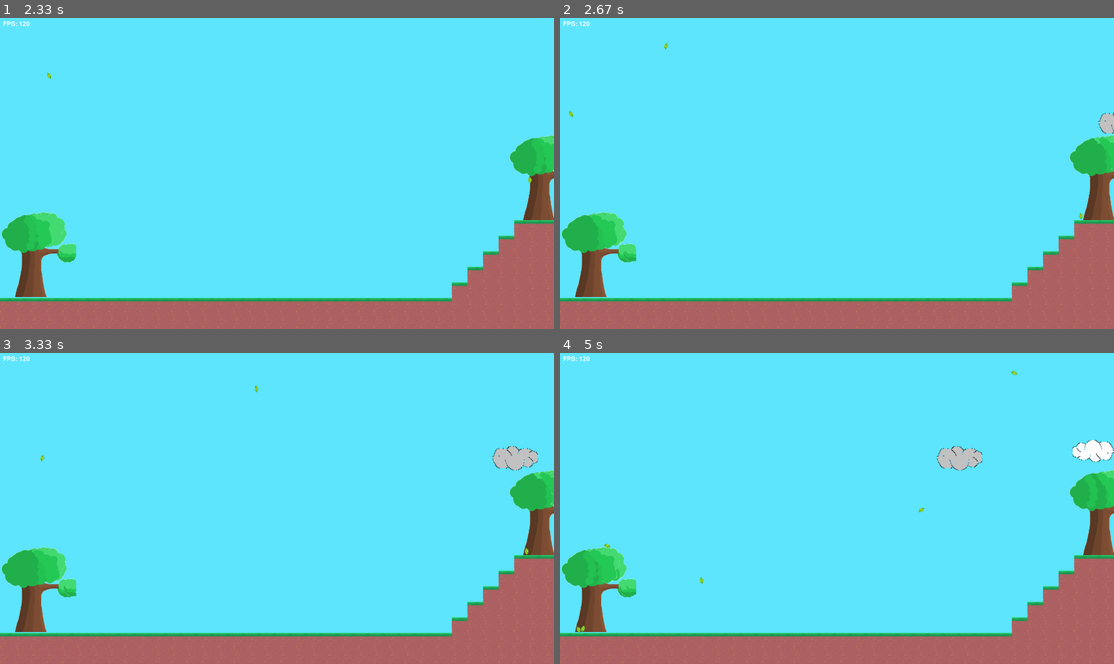
Above: before the commit, frames 1-4 (two rows, left to right).
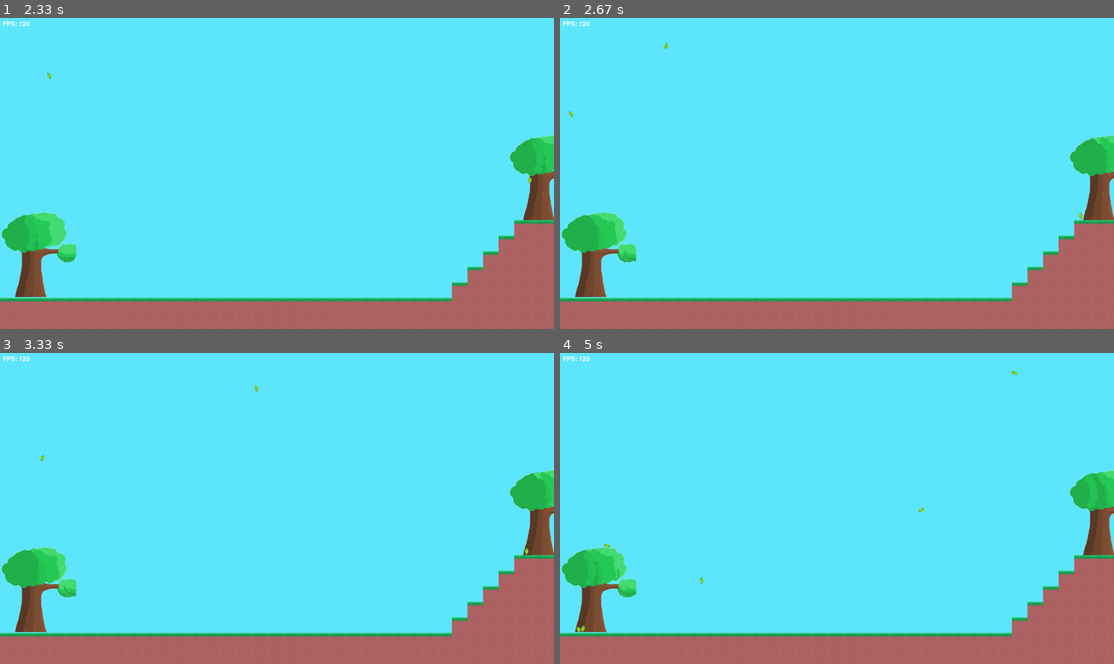
Above: after the commit, the same moments.

Repository: Miyuru-Shalitha/pygame-environment
Game: pygame game, started from main.py
Same seed, same stepped clock (60 frames per second), same inputs: the game is played once before the commit and once after it.
Inputs (mouse positions are in pixels of both pictures, inside the frame that each line leads up to):
- Up to frame 1 (2.33 s): press the mouse at (277, 173) at 0.37 s; move the mouse to (265, 129) at 0.47 s; release the mouse at (254, 89) at 0.6 s
- Up to frame 2 (2.67 s): no input
- Up to frame 3 (3.33 s): no input
- Up to frame 4 (5 s): no input

Frame 1 is identical in both runs. In frame 2, 0.2% of the frame differs, in the area x 97-100%, y 30-38%; in frame 3, 0.5%; in frame 4, 0.9%, in the area x 68-100%, y 27-38%.

Commit message:
Add delta time to clouds.
But it does not work as expected. It still has a bug.
In higher resolutions it moves slovly and in lower resolution it moves
fast.

Diff:
--- a/cloud.py
+++ b/cloud.py
@@ -7,25 +7,25 @@
     def __init__(self):
         super().__init__()
         self.random_cloud = random.choice(["cloud-white.png", "cloud-grey.png"])
-        self.random_value = random.uniform(0.5, 2.0)
-        self.width = 100 * UNIT_X
-        self.height = 100 * UNIT_Y
+        self.random_value = random.uniform(1.0, 5.0)
+        self.width = 50 * UNIT_X * self.random_value
+        self.height = 50 * UNIT_Y * self.random_value
 
         self.image = pygame.image.load(f"images/game-assets/clouds/{self.random_cloud}").convert()
-        self.image = pygame.transform.scale(self.image, (self.width * self.random_value, self.height * self.random_value))
+        self.image = pygame.transform.scale(self.image, (self.width, self.height))
         self.image = pygame.transform.flip(self.image, random.choice([True, False]), random.choice([True, False]))
         self.image.set_colorkey(BLACK)
         self.rect = self.image.get_rect()
         self.rect.x = SCREEN_SIZE[0]
-        self.x_change = self.random_value
-        self.rect.y = self.x_change * 150 * UNIT_X
+        self.rect.y = self.random_value * 50 * UNIT_X
+        self.x_change = self.random_value * 10
 
-    def update(self):
+    def update(self, delta_time):
         if self.rect.x <= 0:
             # This is the temporary solution for the bug that the cloud stuck in the left side.
-            self.rect.x -= self.x_change * 5 * UNIT_X
+            self.rect.x -= self.x_change * 150 * UNIT_X * delta_time
         else:
-            self.rect.x -= self.x_change * UNIT_X
+            self.rect.x -= self.x_change * UNIT_X * delta_time
 
         if self.rect.x < -self.rect.width:
             self.kill()
--- a/game.py
+++ b/game.py
@@ -83,6 +83,7 @@
         outer_blocks = pygame.sprite.Group()
         inner_blocks = pygame.sprite.Group()
         background_sprites = pygame.sprite.Group()
+        cloud_sprites = pygame.sprite.Group()
         leaves = []
 
         with open("background.json", "r") as background_file:
@@ -188,7 +189,7 @@
 
                 if event.type == spawn_cloud_event:
                     cloud = Cloud()
-                    all_sprites.add(cloud)
+                    cloud_sprites.add(cloud)
 
             self.screen.fill(SKY_COLOR)
 
@@ -200,6 +201,10 @@
             for entity in all_sprites:
                 entity.update()
                 self.screen.blit(entity.image, entity.rect)
+
+            for cloud_sprite in cloud_sprites:
+                cloud_sprite.update(delta_time)
+                self.screen.blit(cloud_sprite.image, cloud_sprite.rect)
 
             # print(len(leaves))
             if reversed_wind:
